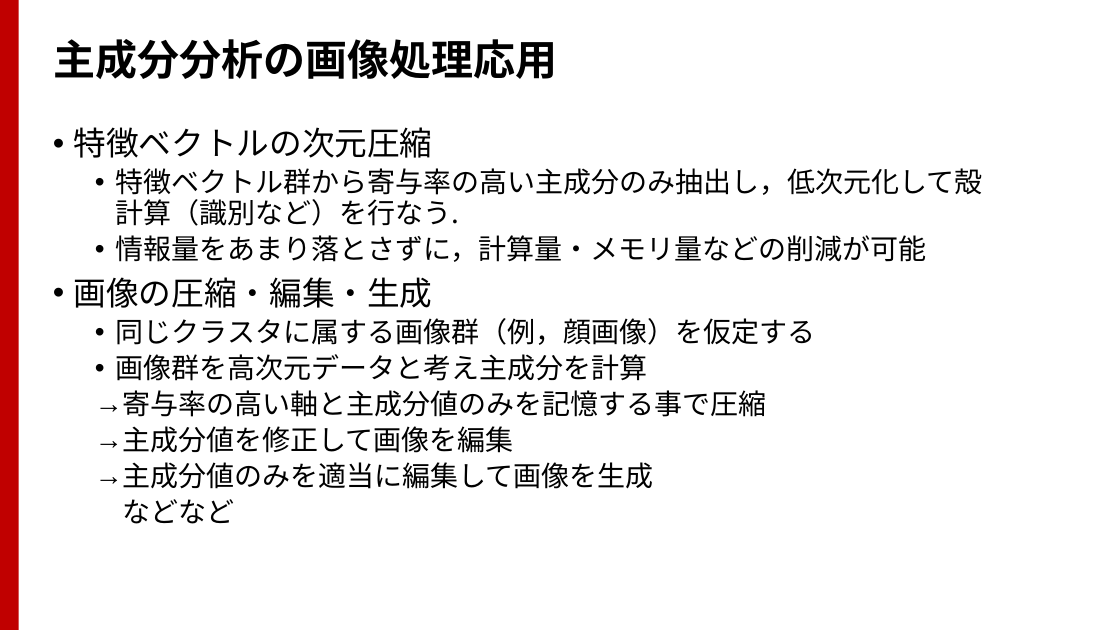
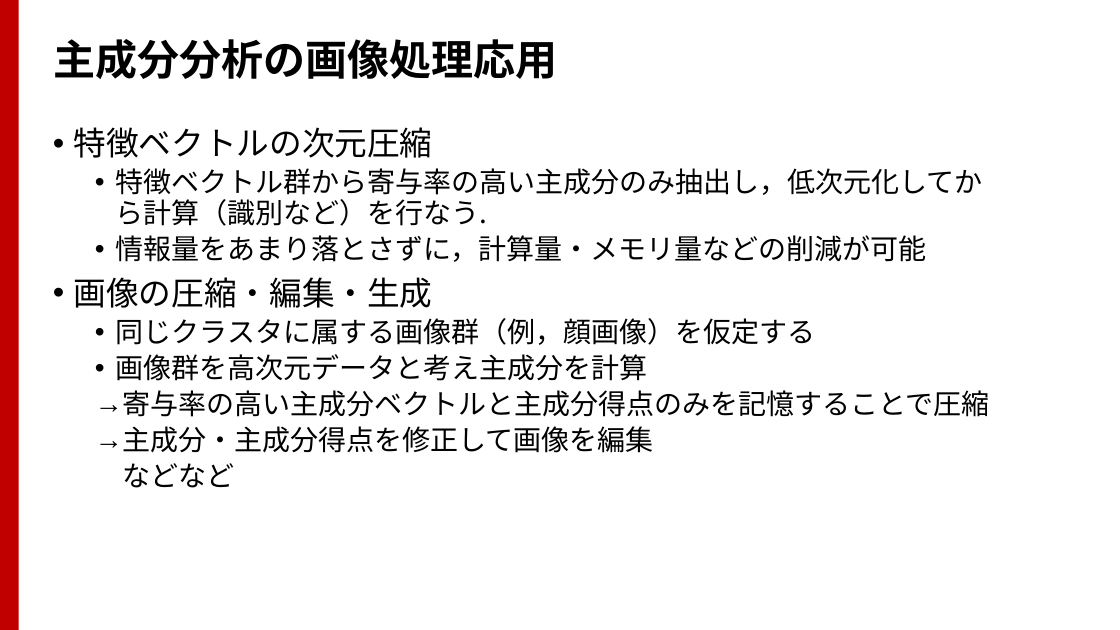
Before and after one commit to TakashiIjiri/TakashiIjiri.github.io, a slide deck: slide 27 of classes/dm2019_2/dm2_8.pptx (slide 26 before the commit). Drawn at 1120x630 pixels with LibreOffice and Linux fonts; fonts in the diff are those of the drawing. Boxes give left, top, right and bottom in pixels: in the first picture for what was removed or moved away, otherwise in the second. Text is boxed around its words. In the diff, an @@ line names an element or a change of style, - is before the commit and + after.

```diff
--- a/classes/dm2019_2/dm2_8.pptx
+++ b/classes/dm2019_2/dm2_8.pptx
@@ text at [116, 168, 983, 226]: text changed @@
-  • 特徴ベクトル群から寄与率の高い主成分のみ抽出し，低次元化して殻計算（識別など）を行なう.
+  • 特徴ベクトル群から寄与率の高い主成分のみ抽出し，低次元化してから計算（識別など）を行なう.
@@ text at [123, 390, 990, 453]: text changed @@
-  → 寄与率の高い軸と主成分値のみを記憶する事で圧縮
-  → 主成分値を修正して画像を編集
-  → 主成分値のみを適当に編集して画像を生成
+  → 寄与率の高い主成分ベクトルと主成分得点のみを記憶することで圧縮
+  → 主成分・主成分得点を修正して画像を編集
```
Also in this commit, not shown: 25 other slides changed, 1 slide added, 3 other files.
